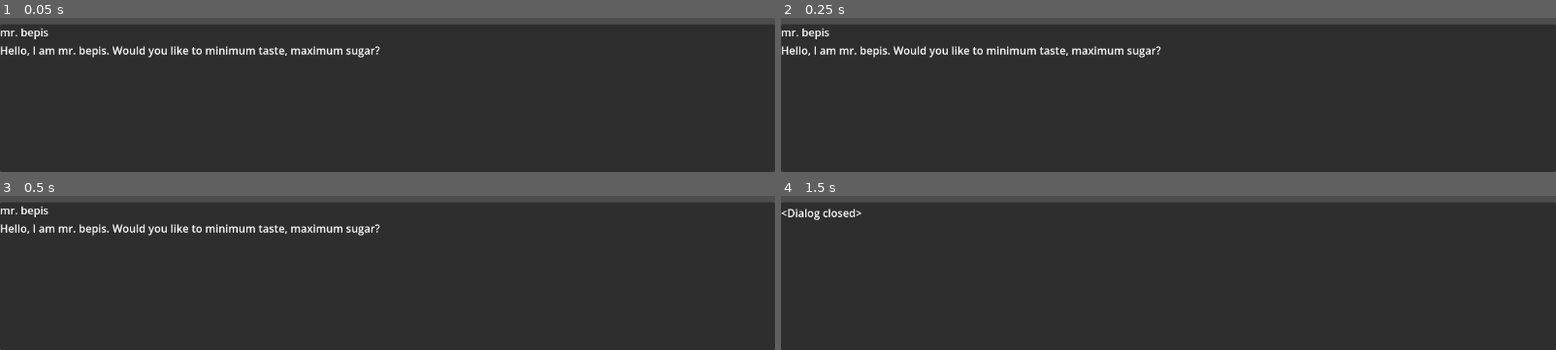
Above: before the commit, frames 1-4 (two rows, left to right).
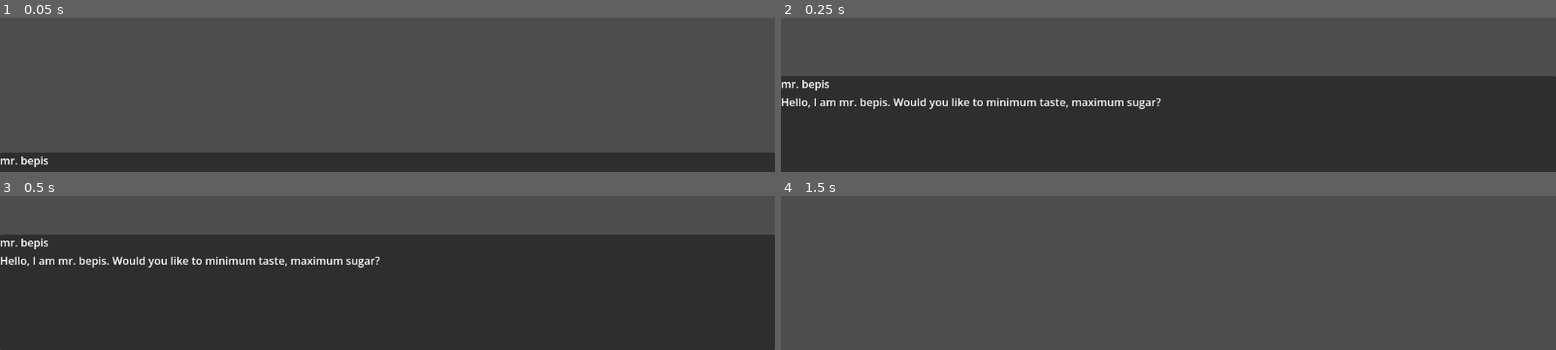
Above: after the commit, the same moments.

Repository: TerjeBallestad/pespi-mask
Game: Godot game, scene res://scenes/dialog_test.tscn
Same seed, same stepped clock (60 frames per second), same inputs: the game is played once before the commit and once after it.
Inputs:
- Up to frame 1 (0.05 s): no input
- Up to frame 2 (0.25 s): no input
- Up to frame 3 (0.5 s): no input
- Up to frame 4 (1.5 s): tap Enter (ui_accept) at 0.5, 0.6, 0.77, 1.07, 1.25, 1.35 s

The runs differ from the first frame. In frame 1, 83% of the frame differs, in the area x 0-100%, y 4-97%; in frame 2, 34%; in frame 3, 22%; in frame 4, 95%, in the area x 0-100%, y 4-100%.

Commit message:
Add basic tween animation for the dialog box

Diff:
--- a/scenes/dialog_test.tscn
+++ b/scenes/dialog_test.tscn
@@ -28,11 +28,16 @@
 
 [node name="CanvasLayer" type="CanvasLayer" parent="." unique_id=1076451925]
 
-[node name="DialogBox" parent="CanvasLayer" unique_id=1946601530 instance=ExtResource("1_f4v0s")]
+[node name="AnimationPlayer" type="AnimationPlayer" parent="CanvasLayer" unique_id=2035163553]
+root_node = NodePath("../..")
+
+[node name="DialogBox" parent="CanvasLayer/AnimationPlayer" unique_id=1946601530 instance=ExtResource("1_f4v0s")]
 anchors_preset = 12
 anchor_top = 1.0
-offset_top = -220.0
+offset_top = -172.0
 grow_vertical = 0
+pivot_offset_ratio = Vector2(0, 1)
+slide_animation_duration = 0.3
 
 [node name="DialogManager" type="Node" parent="." unique_id=1679539841]
 unique_name_in_owner = true
--- a/scripts/dialog/dialog_box.gd
+++ b/scripts/dialog/dialog_box.gd
@@ -1,4 +1,7 @@
 extends Control
+
+@onready
+var _original_y := position.y
 
 @export
 var speaker_label: RichTextLabel
@@ -6,9 +9,21 @@
 @export
 var text_label: RichTextLabel
 
+@export
+var slide_animation_duration := 1.0
+
 func _ready():
+	%DialogManager.entering_dialog_playback.connect(_on_entering_dialog_playback)
 	%DialogManager.entering_dialog.connect(_on_entering_dialog)
 	%DialogManager.exiting_dialog_playback.connect(_on_exiting_dialog_playback)
+	position.y = _original_y + size.y
+
+func _process(_delta: float):
+	if Input.is_action_just_pressed("ui_accept"):
+		%DialogManager.next_dialog()
+
+func _on_entering_dialog_playback():
+	slide_in()
 
 func _on_entering_dialog(dialog: Dialog):
 	if dialog is TextDialog:
@@ -16,9 +31,10 @@
 		text_label.text = dialog.text
 
 func _on_exiting_dialog_playback():
-	speaker_label.text = ""
-	text_label.text = "<Dialog closed>"
+	slide_out()
 
-func _process(_delta: float):
-	if Input.is_action_just_pressed("ui_accept"):
-		%DialogManager.next_dialog()
+func slide_in():
+	create_tween().tween_property(self, "position:y", _original_y, slide_animation_duration)
+
+func slide_out():
+	create_tween().tween_property(self, "position:y", _original_y + size.y, slide_animation_duration)
